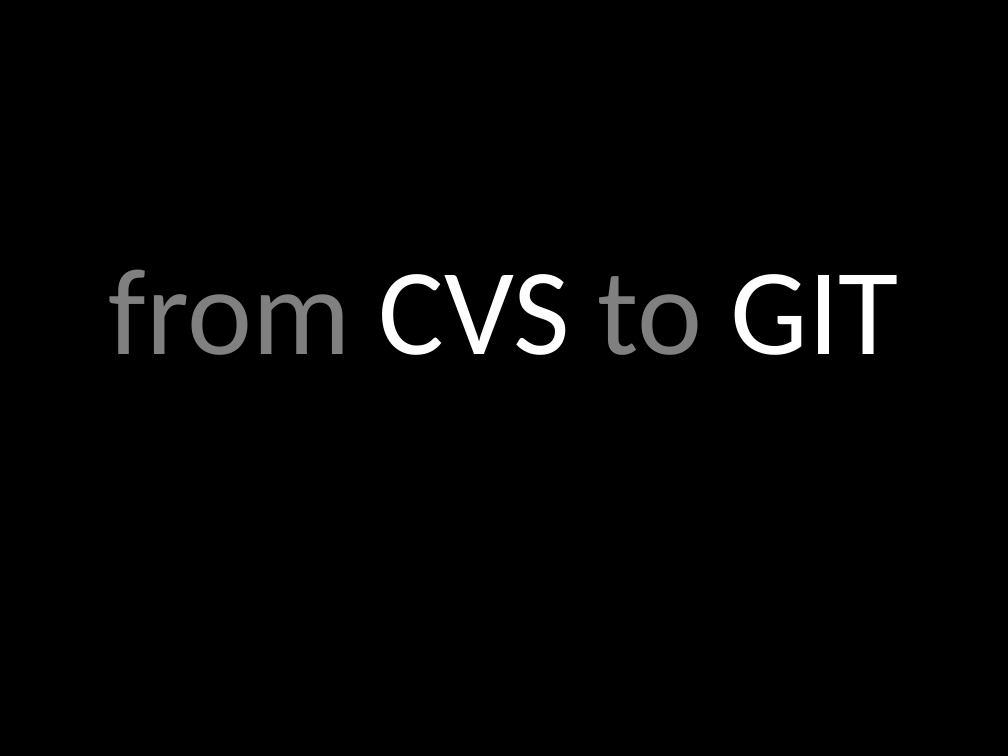
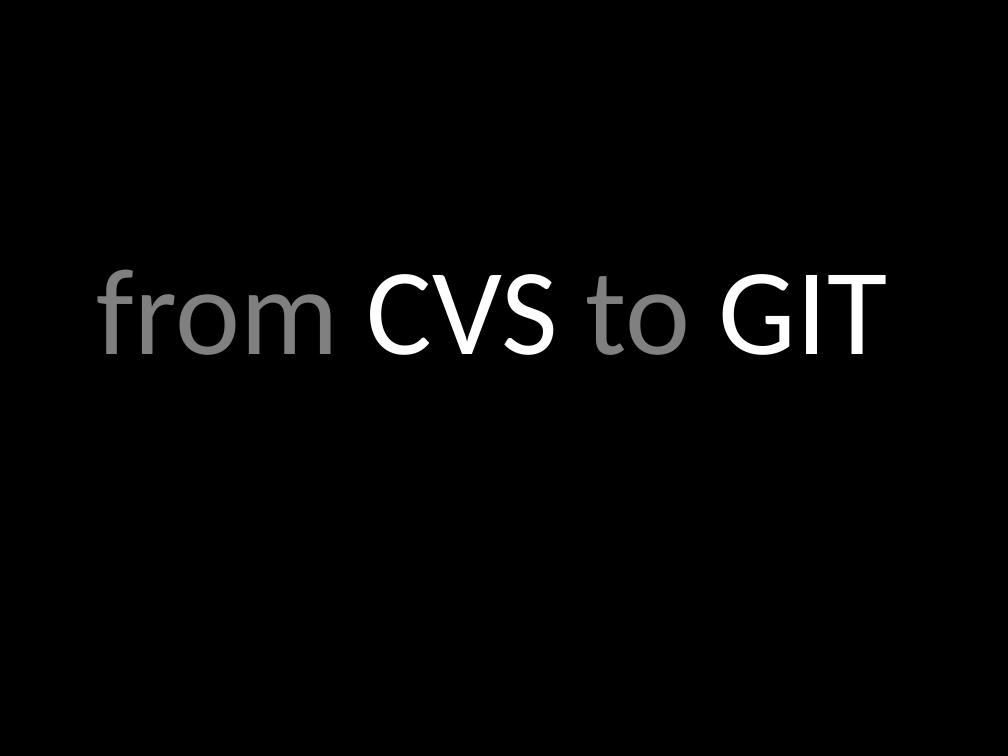
Before and after one commit to rocboronat/from-cvs-to-git, a slide deck: slide 1 of From CVS to GIT.pptx. Drawn at 1008x756 pixels with LibreOffice and Linux fonts; fonts in the diff are those of the drawing. Boxes give left, top, right and bottom in pixels: in the first picture for what was removed or moved away, otherwise in the second. Text is boxed around its words. In the diff, an @@ line names an element or a change of style, - is before the commit and + after.

```diff
--- a/From CVS to GIT.pptx
+++ b/From CVS to GIT.pptx
@@ text "from CVS to GIT" moved from (x1=109, y1=269, x2=899, y2=355) to (x1=97, y1=269, x2=888, y2=355) @@
```
Also in this commit, not shown: 1 slide added.
